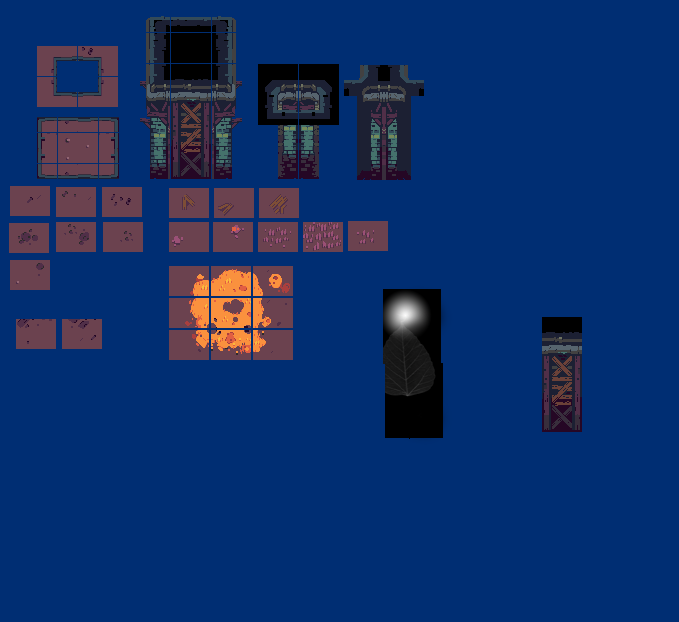
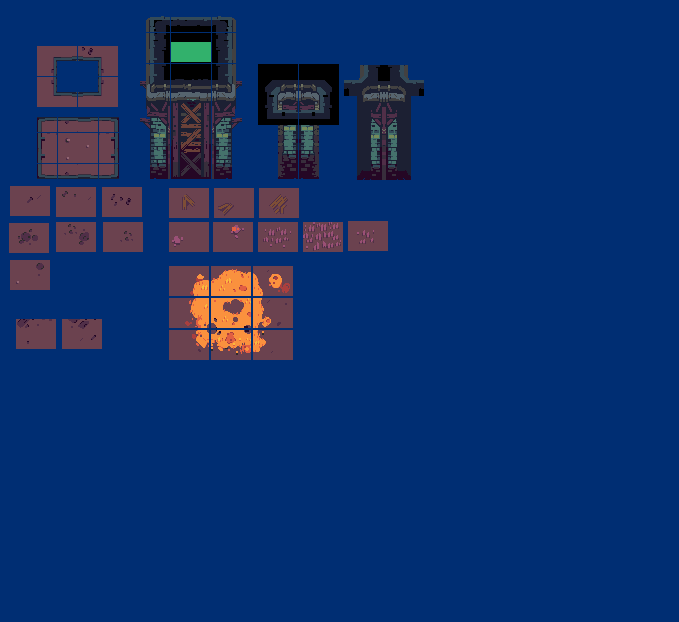
Comparing the layer stacks of the two 679 x 622 images. Changes:
added group "c" (3rd of 3, in "Sewer:TILESET( 40, 30 )" › "WallBrick :T( 90 )") with 2 layers in group "WallBrick :T( 90 )" over 171, 42, 211, 62
added layer "f:W" in group "c" over 171, 42, 211, 62
renamed "c" to "b:F", moved it into group "c" over 171, 42, 211, 62
removed layer "wall :MQ :FOLD( 40 )" over 542, 317, 582, 432
removed group "basic" (2 layers) over 383, 287, 450, 442
removed layer "@hmap 2" from group "basic" over 383, 287, 450, 442
removed layer "body" from group "basic" over 383, 289, 443, 439
